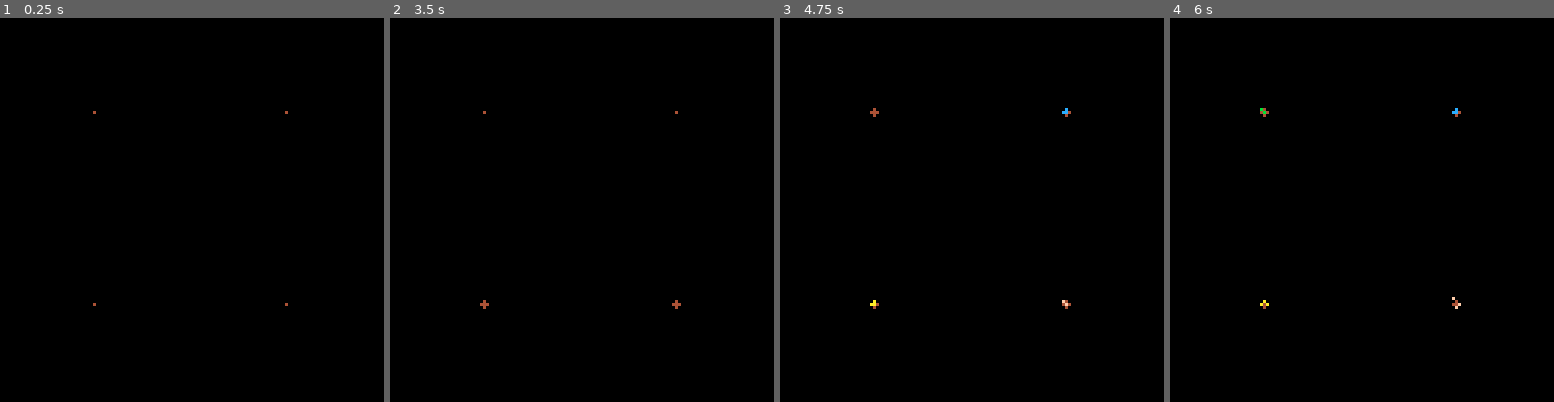
Above: before the commit, frames 1-4 (left to right).
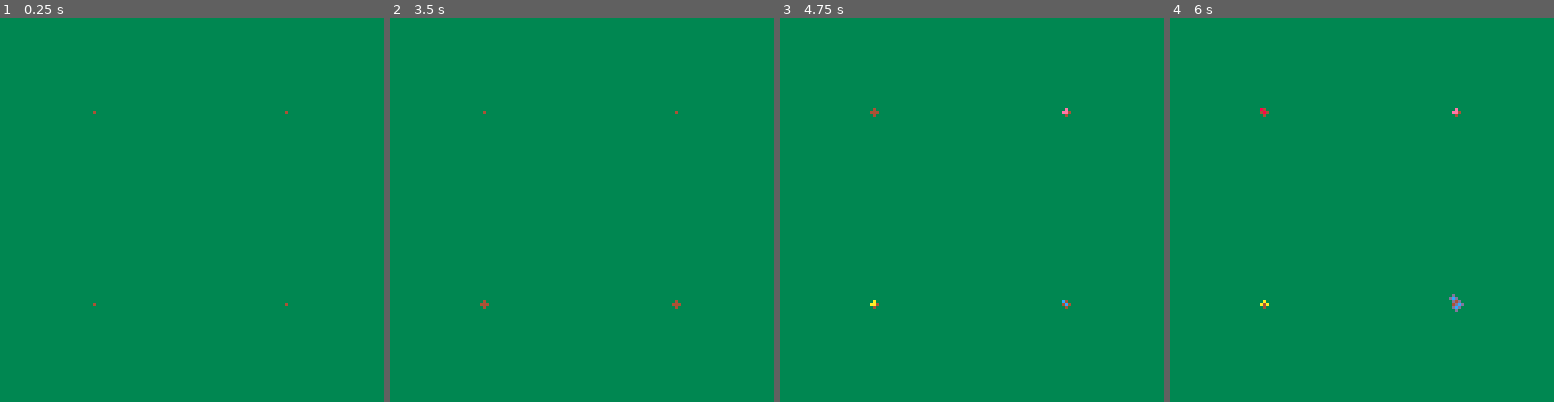
Above: after the commit, the same moments.

Repository: erwinbonsma/WhereToRootPico8
Game: PICO-8 cartridge wheretoroot.p8
Same seed, same stepped clock (60 frames per second), same inputs: the game is played once before the commit and once after it.
Inputs:
- Up to frame 1 (0.25 s): no input
- Up to frame 2 (3.5 s): no input
- Up to frame 3 (4.75 s): no input
- Up to frame 4 (6 s): no input

The runs differ from the first frame. In frame 1, 100% of the frame differs, in the area x 0-100%, y 0-100%; in frame 2, 100%; in frame 3, 100%; in frame 4, 100%.

Commit message:
Use sprites for seeds

Diff:
--- a/wheretoroot.p8
+++ b/wheretoroot.p8
@@ -6,10 +6,18 @@
 tree_r=3
 branch_l=6
 families={
- {x=31,y=31,c1=11,c2=3},
- {x=95,y=31,c1=12,c2=13},
- {x=31,y=95,c1=10,c2=9},
- {x=95,y=95,c1=15,c2=14}
+ {x=31,y=31,p={
+  [6]=8,[5]=2,[7]=14
+ }},
+ {x=95,y=31,p={
+  [6]=14,[5]=2,[7]=15
+ }},
+ {x=31,y=95,p={
+  [6]=10,[5]=9,[7]=7
+ }},
+ {x=95,y=95,p={
+  [6]=12,[5]=13,[7]=6
+ }}
 }
 
 function vlen(dx,dy)
@@ -227,11 +235,17 @@
  end
 end
 
+
+function seed:draw_shadow()
+ pal(15,0)
+ spr(6,self.x-3,self.y-3)
+ pal()
+end
+
 function seed:draw()
- circfill(
-  self.x,self.y,self.r,
-  self.family.c2
- )
+ pal(self.family.p)
+ spr(5,self.x-3,self.y-3)
+ pal()
 end
 
 tree={}
@@ -299,14 +313,17 @@
  local m=min(0.5,self.age-0.2)*2
  local r1=m*2.5
  local r2=m*branch_l
+
+ if (m<=0) return
+ local si=ceil(m*4)
+
+ pal(self.family.p)
  for s in all(self.seeds) do
   local x=self.x+s.dx*r2
   local y=self.y+s.dy*r2
-  circfill(
-   x,y,r1,
-   self.family.c1
-  )
- end
+  spr(si,x-3,y-3)
+ end
+ pal()
 end
 
 function _init()
@@ -343,7 +360,8 @@
 end
 
 function _draw()
- cls()
+ cls(3)
+ foreach(seeds,seed.draw_shadow)
  foreach(seeds,seed.draw)
  foreach(trees,tree.draw_trunk)
  foreach(trees,tree.draw_seeds)
@@ -351,8 +369,9 @@
 
 __gfx__
 00000000000000000000000000000000000000000000000000000000000000000000000000000000000000000000000000000000000000000000000000000000
-00000000000000000000000000000000000000000000000000000000000000000000000000000000000000000000000000000000000000000000000000000000
-00700700000000000000000000000000000000000000000000000000000000000000000000000000000000000000000000000000000000000000000000000000
-00077000000000000000000000000000000000000000000000000000000000000000000000000000000000000000000000000000000000000000000000000000
-00077000000000000000000000000000000000000000000000000000000000000000000000000000000000000000000000000000000000000000000000000000
-00700700000000000000000000000000000000000000000000000000000000000000000000000000000000000000000000000000000000000000000000000000
+00000000000000000000000000000000000000000066500000000000000000000000000000000000000000000000000000000000000000000000000000000000
+00700700000000000005000000050000000550000677650000000000000000000000000000000000000000000000000000000000000000000000000000000000
+00077000000600000056500000066500005665000677650000000000000000000000000000000000000000000000000000000000000000000000000000000000
+000770000000000000050000005660000056650005665500000000f0000000000000000000000000000000000000000000000000000000000000000000000000
+00700700000000000000000000005000000550000055500000000ff0000000000000000000000000000000000000000000000000000000000000000000000000
+000000000000000000000000000000000000000000000000000fff00000000000000000000000000000000000000000000000000000000000000000000000000
